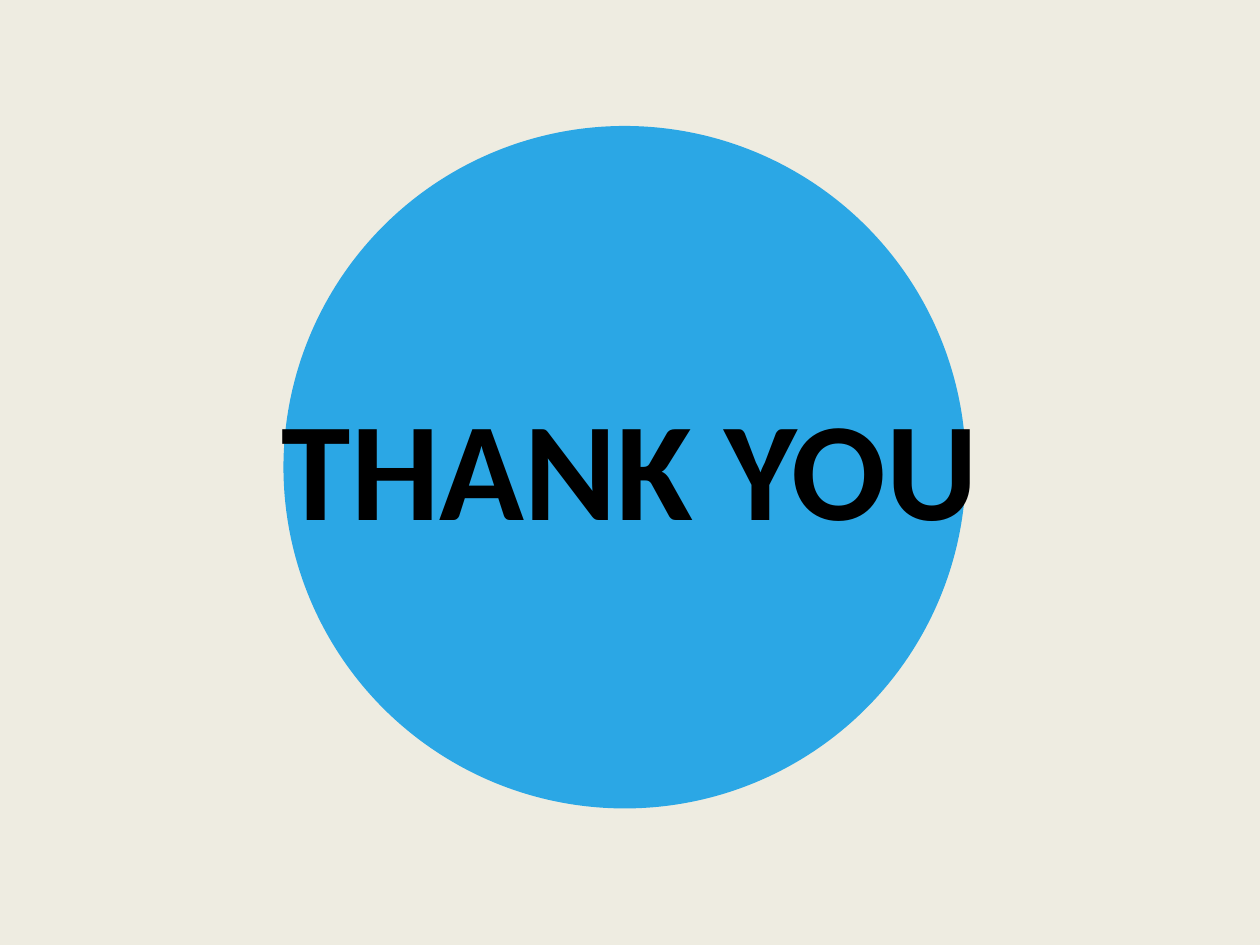
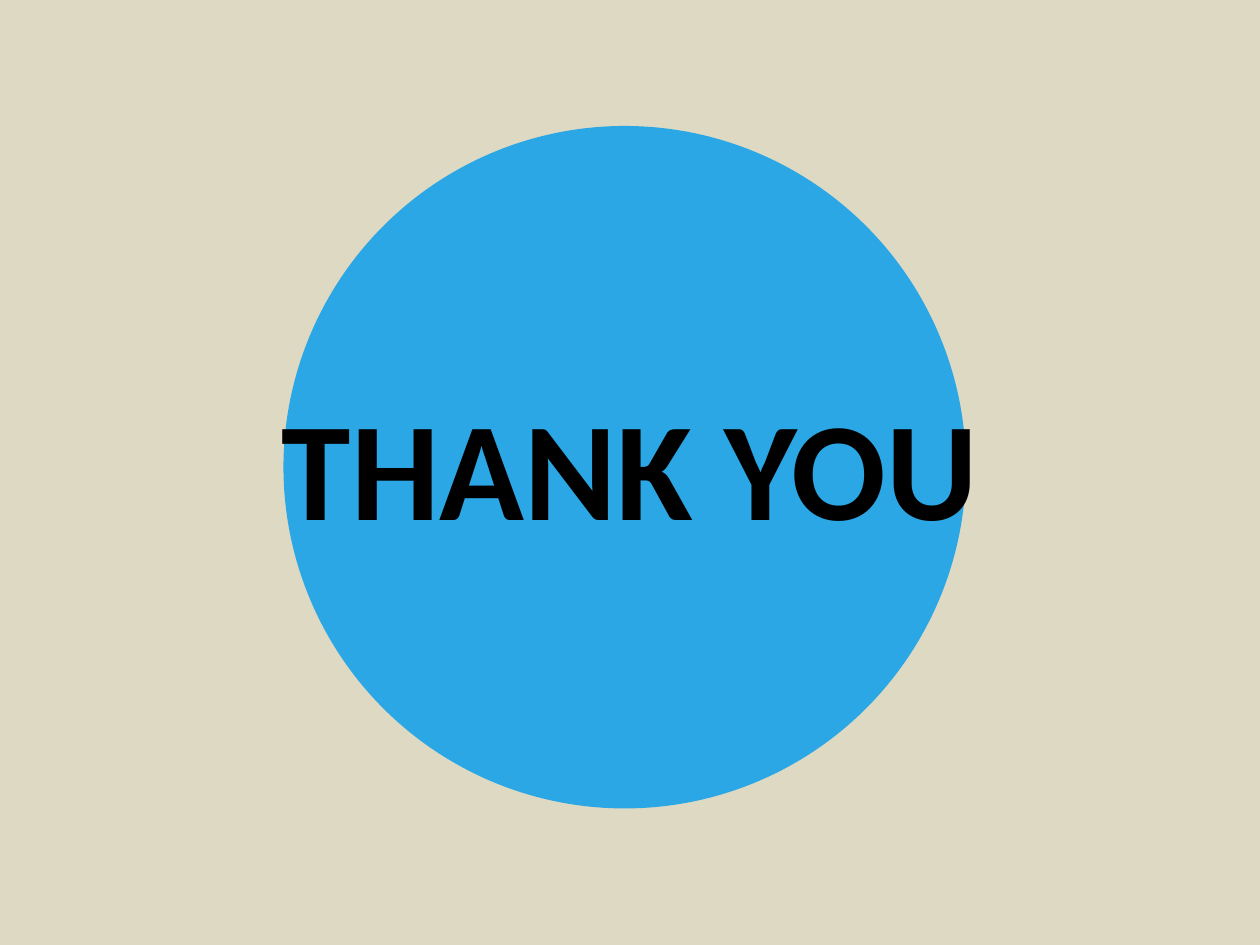
Before and after one commit to picahpm/ThesisPi, a slide deck: slide 25 of 1stPresent.ppt. Drawn at 1260x945 pixels with LibreOffice and Linux fonts; fonts in the diff are those of the drawing. Boxes give left, top, right and bottom in pixels: in the first picture for what was removed or moved away, otherwise in the second. Text is boxed around its words. In the diff, an @@ line names an element or a change of style, - is before the commit and + after.

```diff
--- a/1stPresent.ppt
+++ b/1stPresent.ppt
@@ background #EEECE1 to #DDD9C3 @@
```
Also in this commit, not shown: 5 other slides changed, 1 other file.
